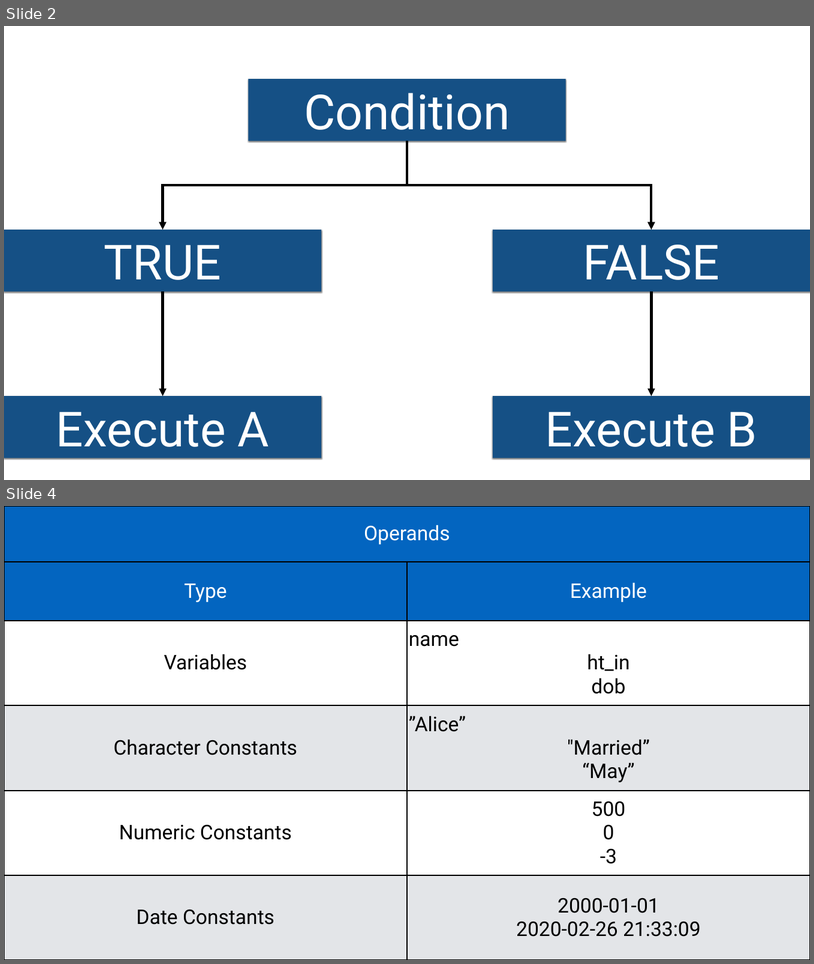
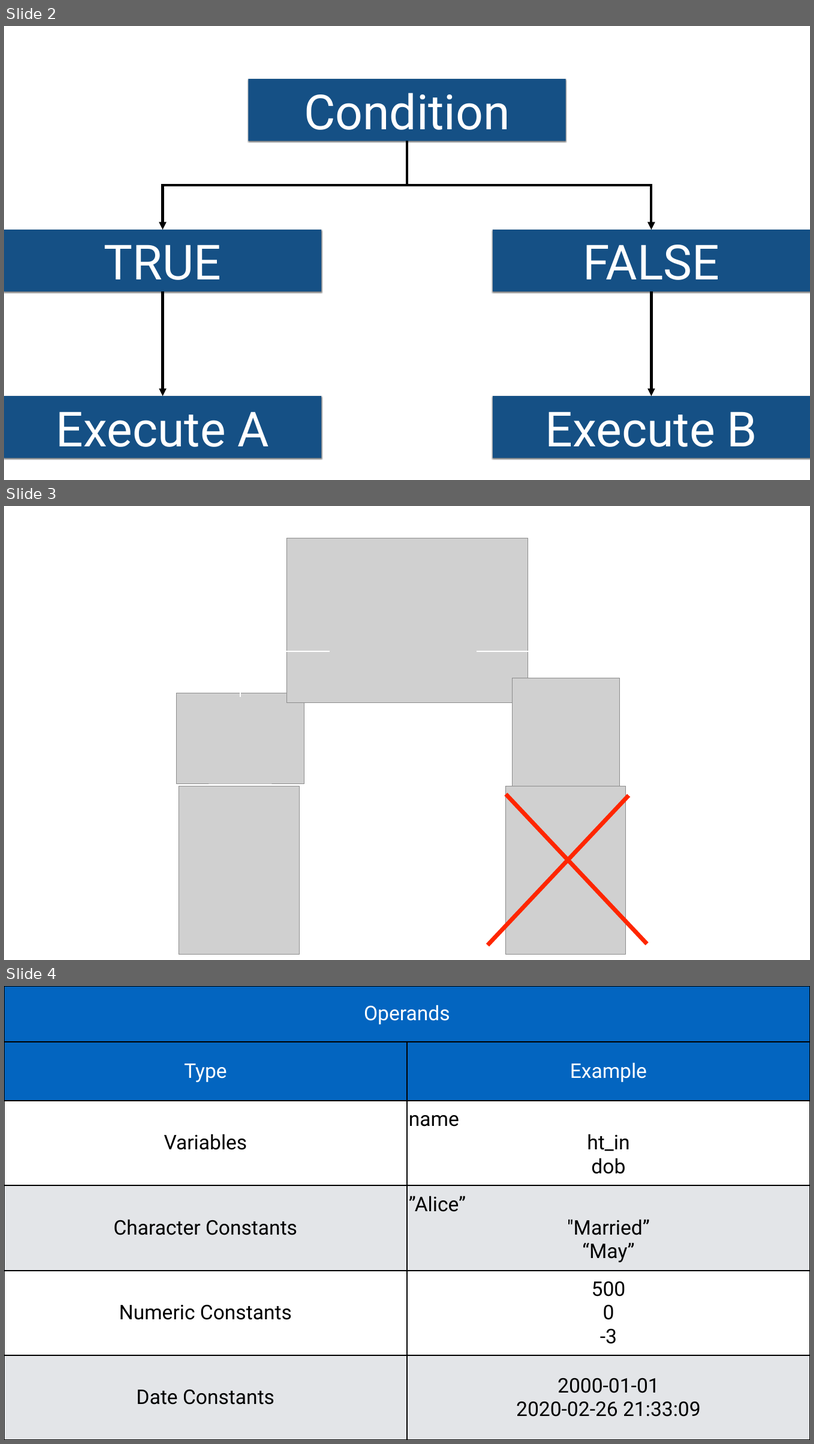
Before and after one commit to brad-cannell/r4epi, a slide deck: img/05_part_data_management/06_conditional_processing/Conditional Processing.pptx. Shown one above the other, each under a label of ours: slides 2 and 4 before the commit, slides 2, 3 and 4 after it; the slides between them are not shown. The pictures are 814x964 and 814x1444 pixels, drawn with LibreOffice and Linux fonts; fonts in the diff are those of the drawing; grey boxes stand for pictures. Boxes give left, top, right and bottom in pixels: in the first picture for what was removed or moved away, otherwise in the second. Text is boxed around its words. In the diff, an @@ line names an element or a change of style, - is before the commit and + after.

```diff
--- a/img/05_part_data_management/06_conditional_processing/Conditional Processing.pptx
+++ b/img/05_part_data_management/06_conditional_processing/Conditional Processing.pptx
@@ slide 3 added at box(4, 506, 810, 960), background #FFFFFF @@
@@ picture added at box(287, 538, 528, 702) @@
@@ line added from (240, 651) to (330, 651), #FFFFFF 3 pt @@
@@ line added from (240, 651) to (240, 696), #FFFFFF 3 pt @@
@@ line added from (477, 651) to (567, 651), #FFFFFF 3 pt @@
@@ line added from (566, 651) to (566, 696), #FFFFFF 3 pt @@
@@ picture added at box(513, 678, 620, 787) @@
@@ picture added at box(177, 693, 304, 783) @@
@@ picture added at box(179, 786, 299, 954) @@
@@ picture added at box(506, 786, 626, 954) @@
@@ line added from (629, 795) to (488, 945), #FF2600 10 pt @@
@@ line added from (506, 794) to (647, 943), #FF2600 10 pt @@
```
Also in this commit, not shown: 1 slide removed, 48 other files.
